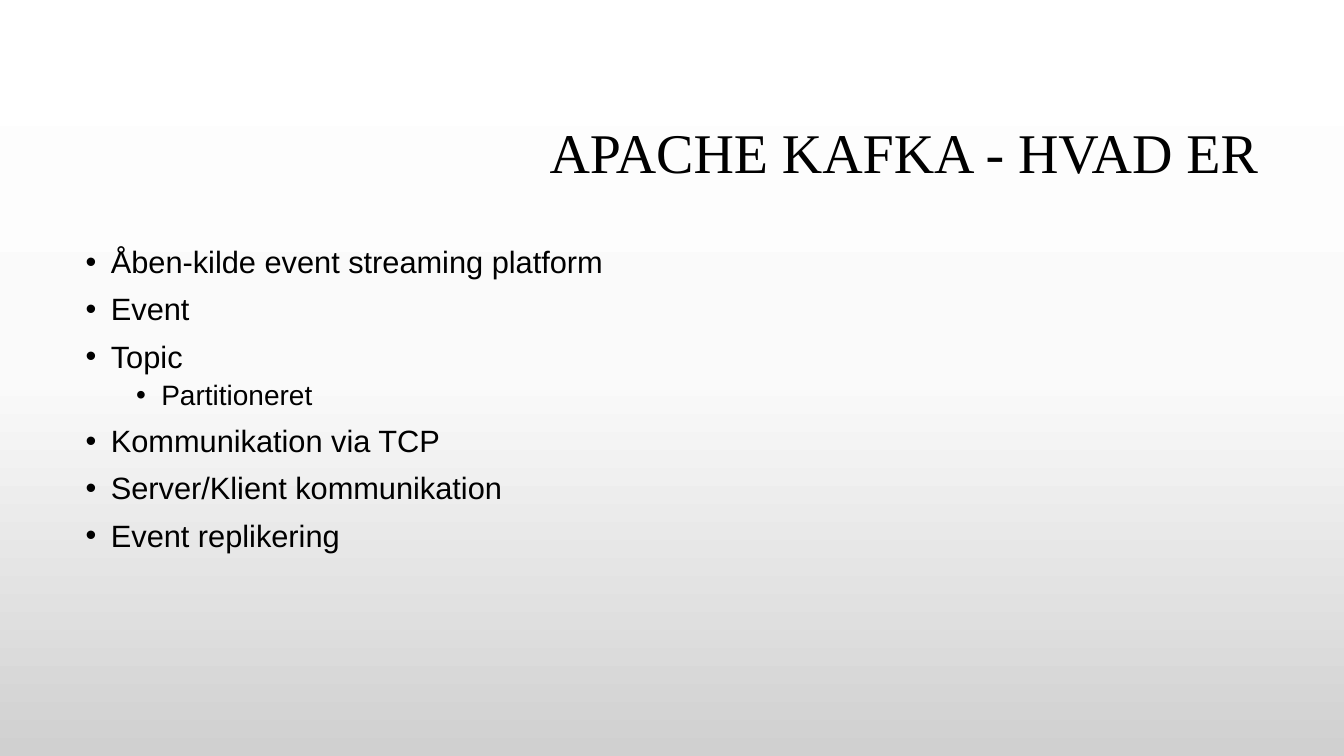
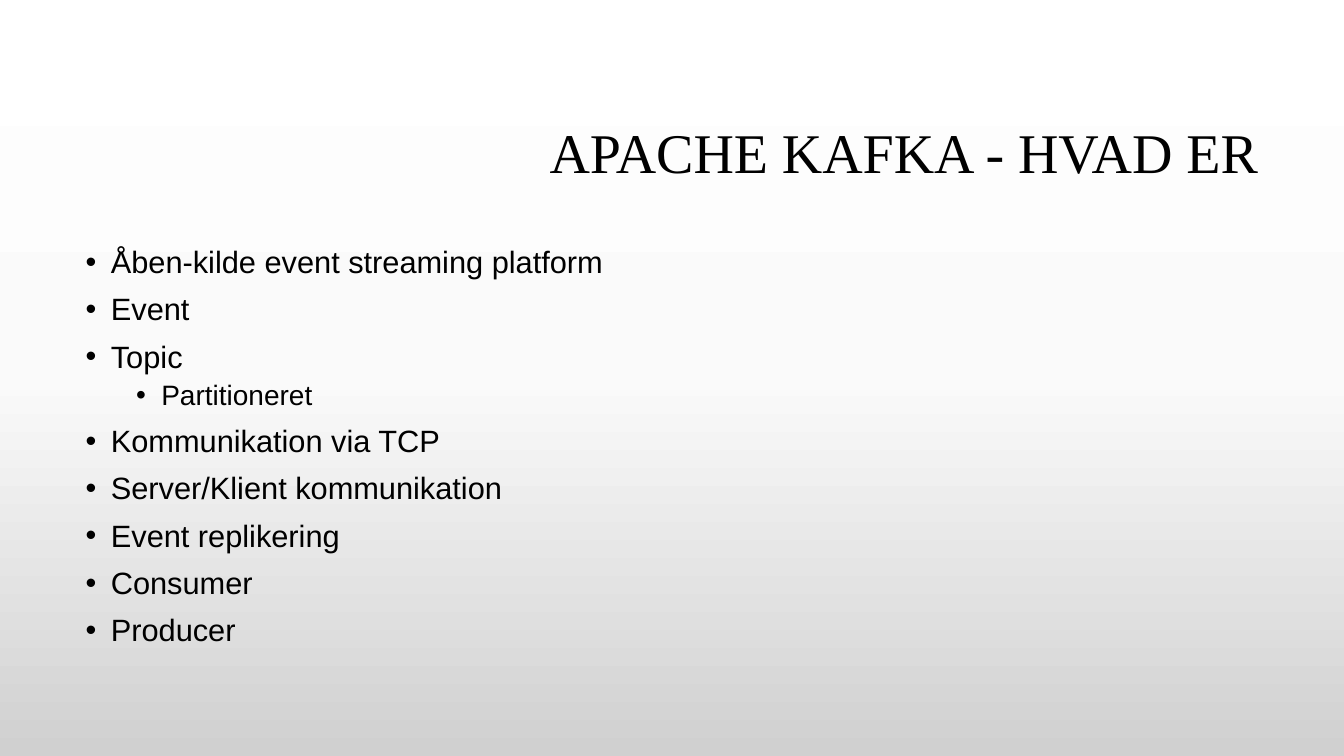
Before and after one commit to GitDeveloperBel/Kafka, a slide deck: slide 29 of presentation.pptx (slide 28 before the commit). Drawn at 1344x756 pixels with LibreOffice and Linux fonts; fonts in the diff are those of the drawing; background and template pictures are left out. Boxes give left, top, right and bottom in pixels: in the first picture for what was removed or moved away, otherwise in the second. Text is boxed around its words. In the diff, an @@ line names an element or a change of style, - is before the commit and + after.

Commit message:
more presentation and improved kafka

```diff
--- a/presentation.pptx
+++ b/presentation.pptx
@@ text at <box>111,572,253,642</box>: paragraphs added @@
+• Consumer
+• Producer
```
Also in this commit, not shown: 6 other slides changed, 2 slides added, 13 other files.
